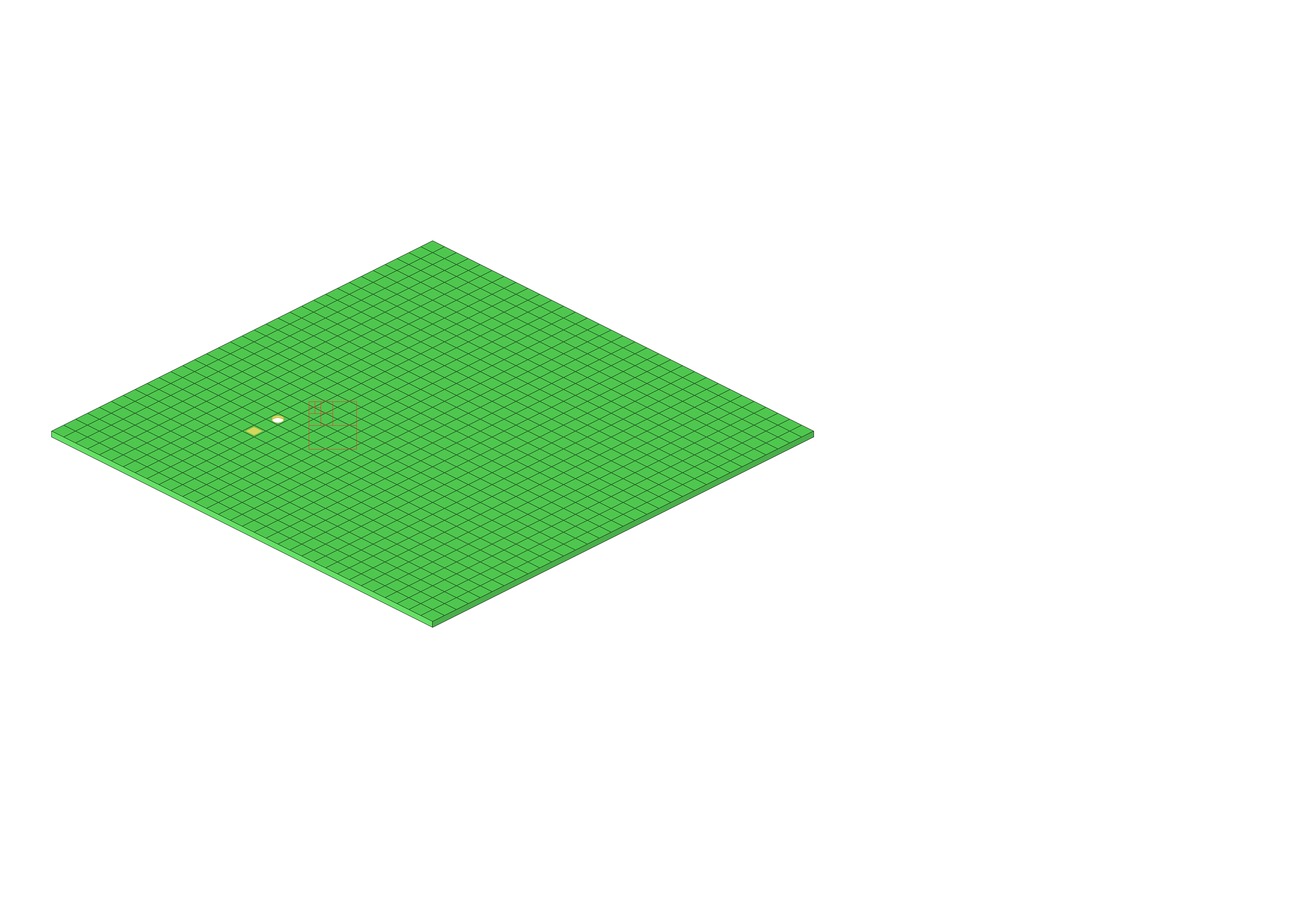
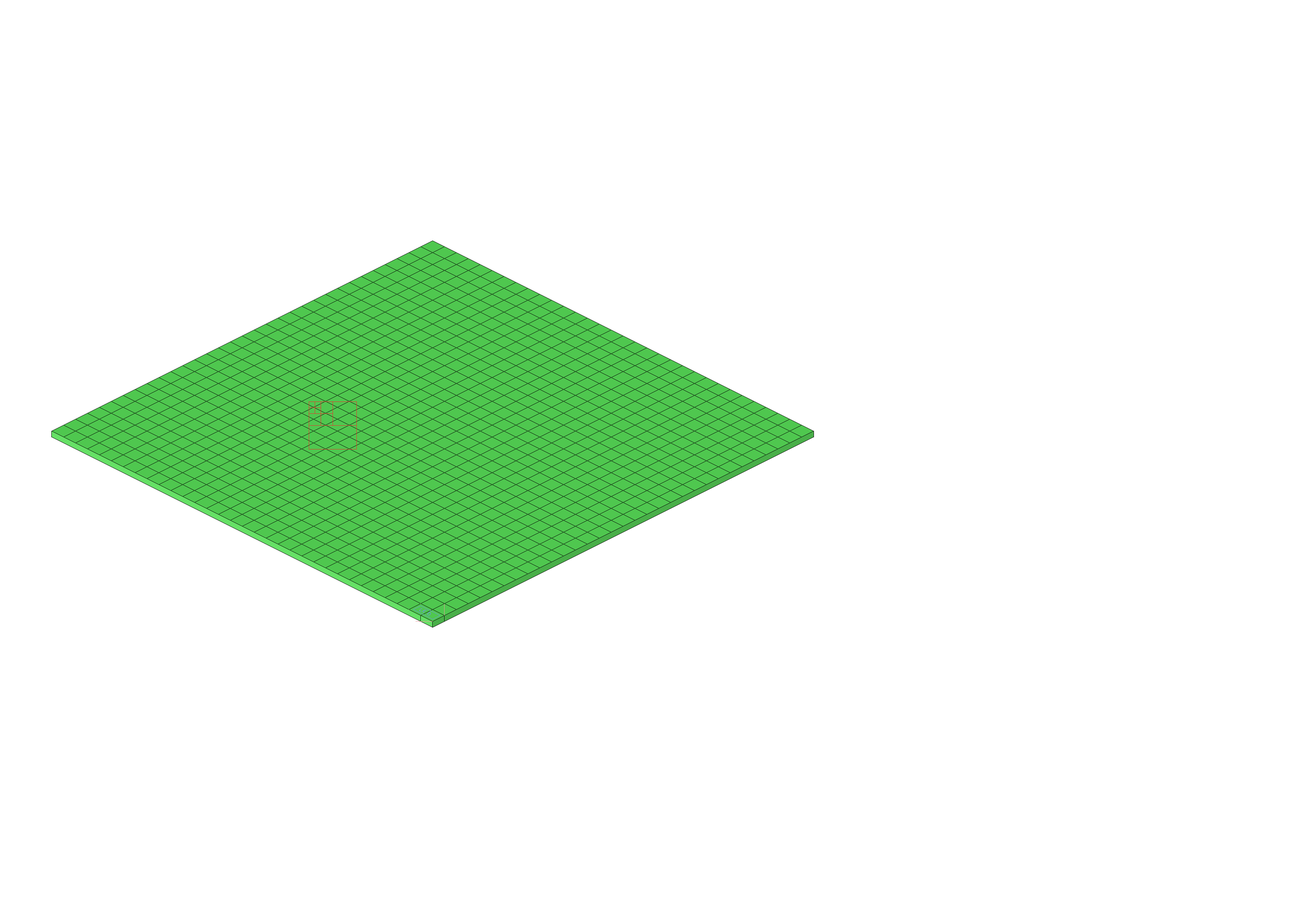
Layers edited between the first and the second w=1305, h=922 image:
hid "padSMD" over left=245, top=415, right=285, bottom=436
showed "dioda smd", painted on it over left=245, top=421, right=445, bottom=622
